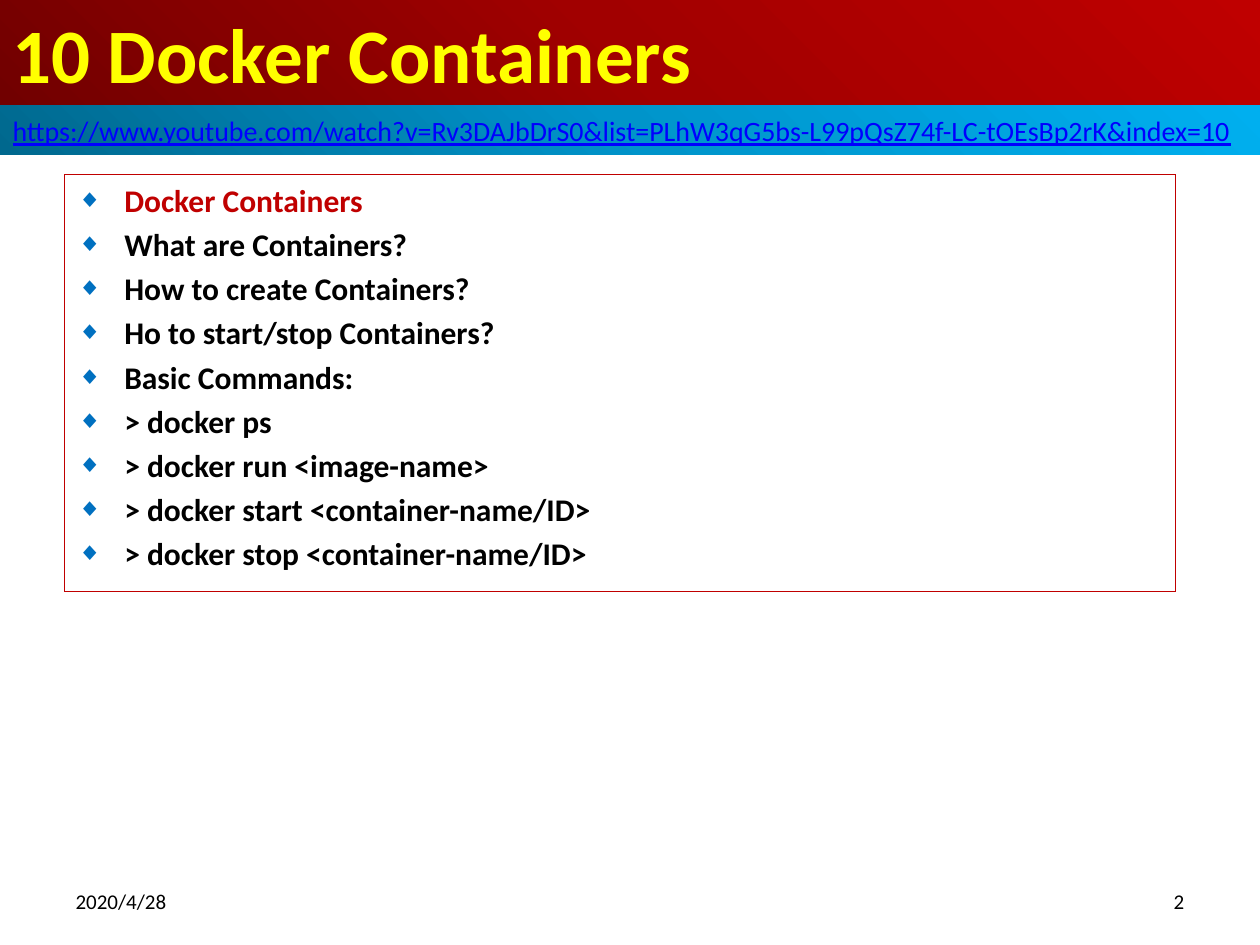
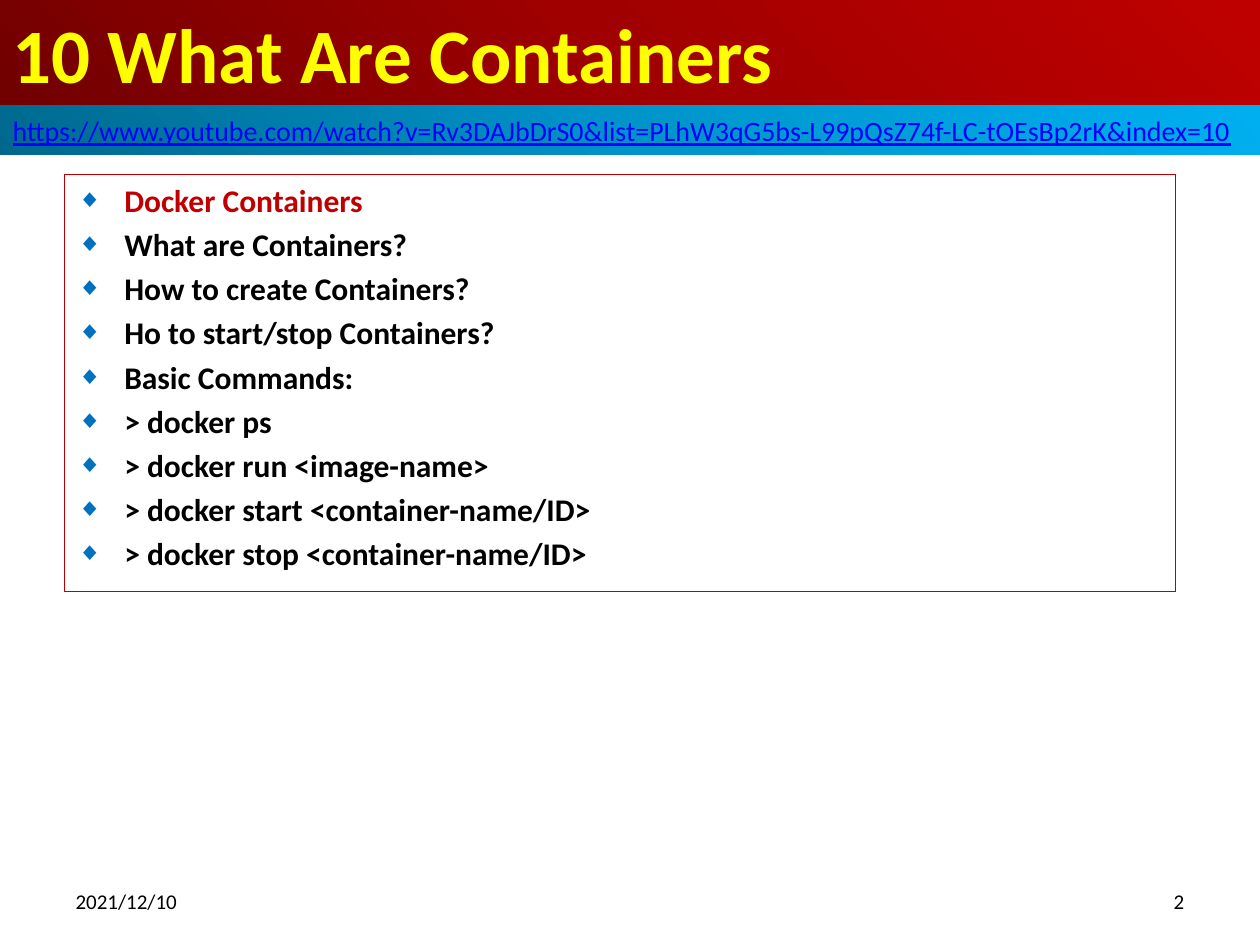
Before and after one commit to peterhchen/800-Docker, a slide deck: slide 2 of 10_Container.pptx. Drawn at 1260x945 pixels with LibreOffice and Linux fonts; fonts in the diff are those of the drawing. Boxes give left, top, right and bottom in pixels: in the first picture for what was removed or moved away, otherwise in the second. Text is boxed around its words. In the diff, an @@ line names an element or a change of style, - is before the commit and + after.

```diff
--- a/10_Container.pptx
+++ b/10_Container.pptx
@@ title at <box>13,29,773,84</box>: text changed @@
-10 Docker Containers
+10 What Are Containers
@@ text at <box>76,894,177,910</box>: text changed @@
-2020/4/28
+2021/12/10
```
Also in this commit, not shown: 2 other slides changed, 31 slides added.
